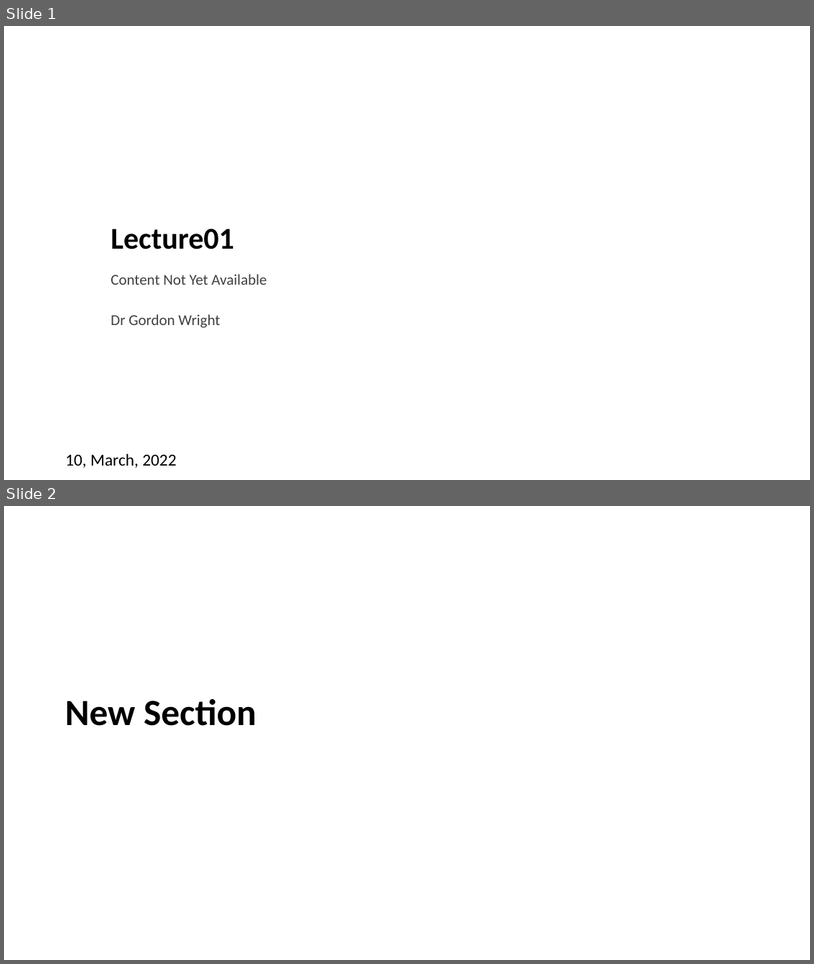
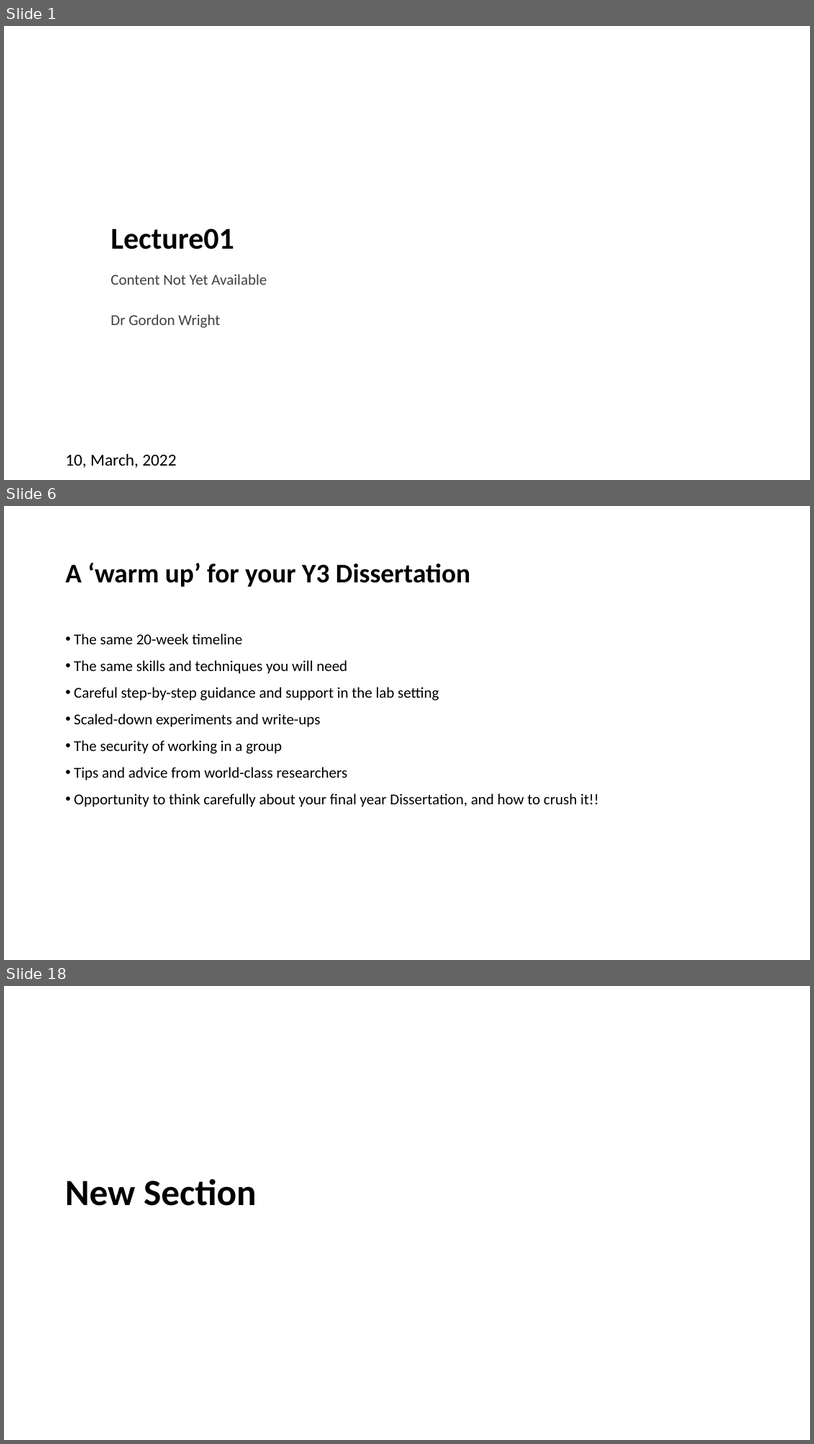
Before and after one commit to LittleMonkeyLab/PS52007Dslides, a slide deck: _site/lectures/Lecture01/Lecture01.pptx. Shown one above the other, each under a label of ours: slides 1 and 2 before the commit, slides 1, 6 and 18 after it; the slides between them are not shown. The pictures are 814x964 and 814x1444 pixels, drawn with LibreOffice and Linux fonts; fonts in the diff are those of the drawing; background and template pictures are left out. Boxes give left, top, right and bottom in pixels: in the first picture for what was removed or moved away, otherwise in the second. Text is boxed around its words. In the diff, an @@ line names an element or a change of style, - is before the commit and + after.

```diff
--- a/_site/lectures/Lecture01/Lecture01.pptx
+++ b/_site/lectures/Lecture01/Lecture01.pptx
@@ slide 6 added at (x1=4, y1=506, x2=810, y2=960), background #FFFFFF @@
@@ title added at (x1=65, y1=562, x2=471, y2=587), 32 pt, text #000000, bold @@
+A ‘warm up’ for your Y3 Dissertation
@@ text added at (x1=74, y1=633, x2=599, y2=807), 18 pt, text #000000 @@
+• The same 20-week timeline
+• The same skills and techniques you will need
+• Careful step-by-step guidance and support in the lab setting
+• Scaled-down experiments and write-ups
+• The security of working in a group
+• Tips and advice from world-class researchers
+• Opportunity to think carefully about your final year Dissertation, and how to crush it!!
@@ what was slide 2 is now slide 18 @@
```
Also in this commit, not shown: 1 slide changed, 14 other slides added, 7 slides removed, 27 other files.
